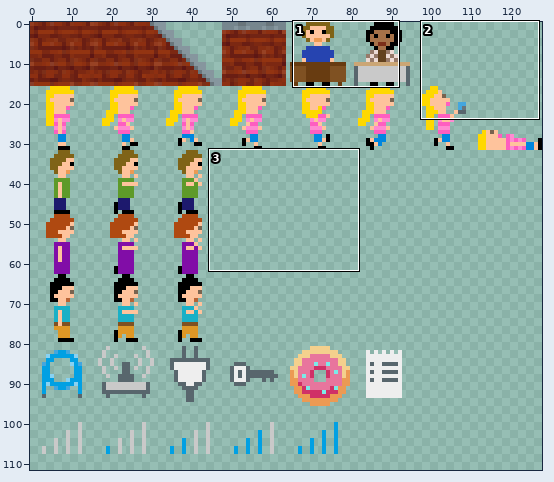
Sprite sheet: assets/sprites.png. Above: a wide view before the commit, with the close-up outlined.
Close-up. The starting point:
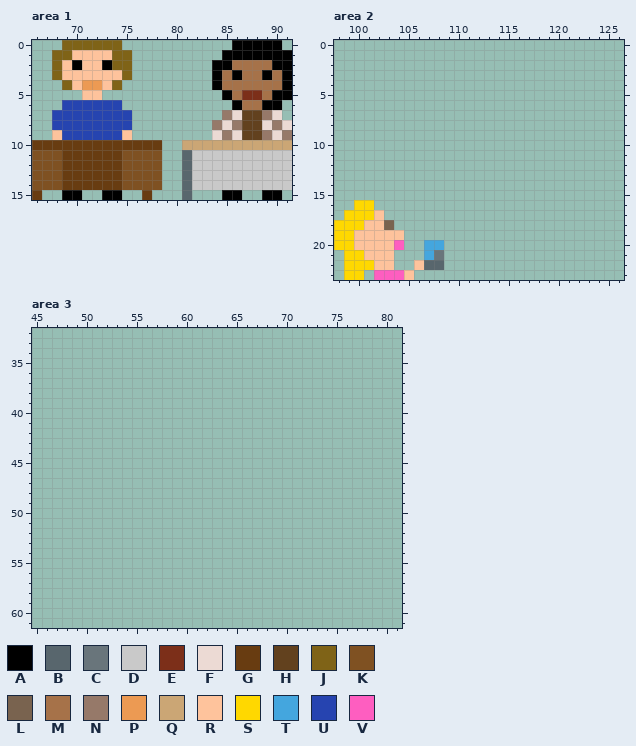
The file is 128x112 pixels. Colours within 5 levels of each other are drawn and written as one. Shown: area 1: x 66..91, y 0..15; area 2: x 98..126, y 0..23; area 3: x 45..81, y 32..61. The commit also changed other parts of the picture, which this record leaves out.
Palette (. is transparent): A #000000  B #58666d  C #69757b  D #c9c9c9  E #7c2f19  F #ecdad4  G #683c11  H #62411e  J #7f6317  K #7f5122  L #79634f  M #a67249  N #967969  P #ec9a53  Q #cba675  R #fec39c  S #ffd800  T #44a6de  U #2644b0  V #fe5ec0
Once edited:
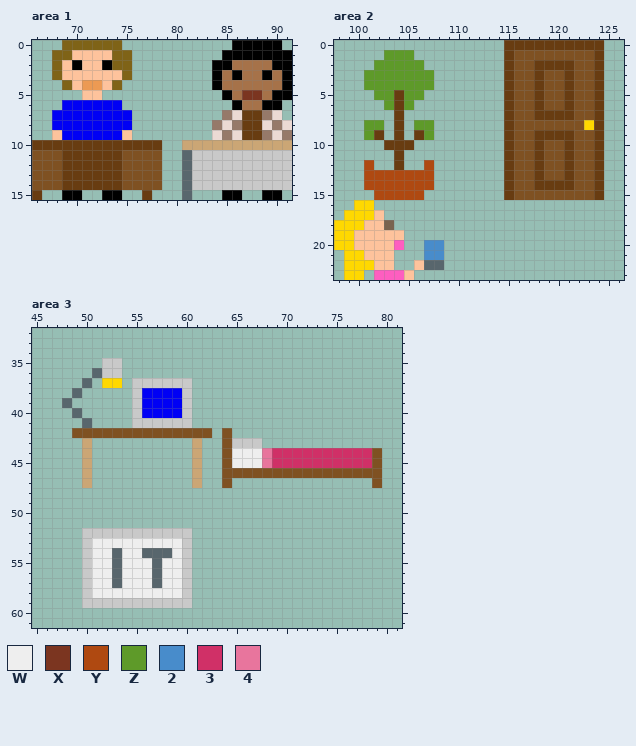
Colours new in this view: W #eeeeee  X #7b3520  Y #af4911  Z #5e9a29  2 #488ccb  3 #d03067  4 #e8759d
Diff:
colour U: #2644b0 -> #0000f5
Changed rows in their new state; - is a pixel that keeps its letter.
Area 1:
first column x 87:
 5 XX
 7 GG
 8 GG
 9 GG
Area 2:
first column x 101:
 0 --------------GGGGGGGGGG
 1 --ZZZ---------GKKKKKKKKG
 2 -ZZZZZ--------GKKGGGGKKG
 3 ZZZZZZZ-------GKKGKKGKKG
 4 ZZZZZZZ-------GKKGKKGKKG
 5 -ZZGZZ--------GKKGKKGKKG
 6 --ZGZ---------GKKGKKGKKG
 7 ---G----------GKKGGGGKKG
 8 ZZ-G-ZZ-------GKKKKKKKSG
 9 ZG-G-GZ-------GKKGGGGKKG
10 --GGG---------GKKGKKGKKG
11 ---G----------GKKGKKGKKG
12 Y--G--Y-------GKKGKKGKKG
13 YYYYYYY-------GKKGKKGKKG
14 YYYYYYY-------GKKGGGGKKG
15 -YYYYY--------GKKKKKKKKG
first column x 107:
20 22
21 22
Area 3:
first column x 48:
35 ----DD--------------------------
36 ---BDD--------------------------
37 --B-SS-DDDDDD-------------------
38 -B-----DUUUUD-------------------
39 B------DUUUUD-------------------
40 -B-----DUUUUD-------------------
41 --B----DDDDDD-------------------
42 -KKKKKKKKKKKKKK-K---------------
43 --Q----------Q--KDDD------------
44 --Q----------Q--KWWW43333333333K
45 --Q----------Q--KWWW43333333333K
46 --Q----------Q--KKKKKKKKKKKKKKKK
47 --Q----------Q--K--------------K
first column x 50:
52 DDDDDDDDDDD
53 DWWWWWWWWWD
54 DWWBWWBBBWD
55 DWWBWWWBWWD
56 DWWBWWWBWWD
57 DWWBWWWBWWD
58 DWWWWWWWWWD
59 DDDDDDDDDDD
Boxes around the changes in both close-ups, in picture pixels (x1, y1, x2, y2):
changed: (242, 90, 262, 140)
changed: (52, 100, 132, 140)
added: (504, 40, 604, 200)
changed: (364, 50, 444, 260)
added: (62, 358, 382, 608)
